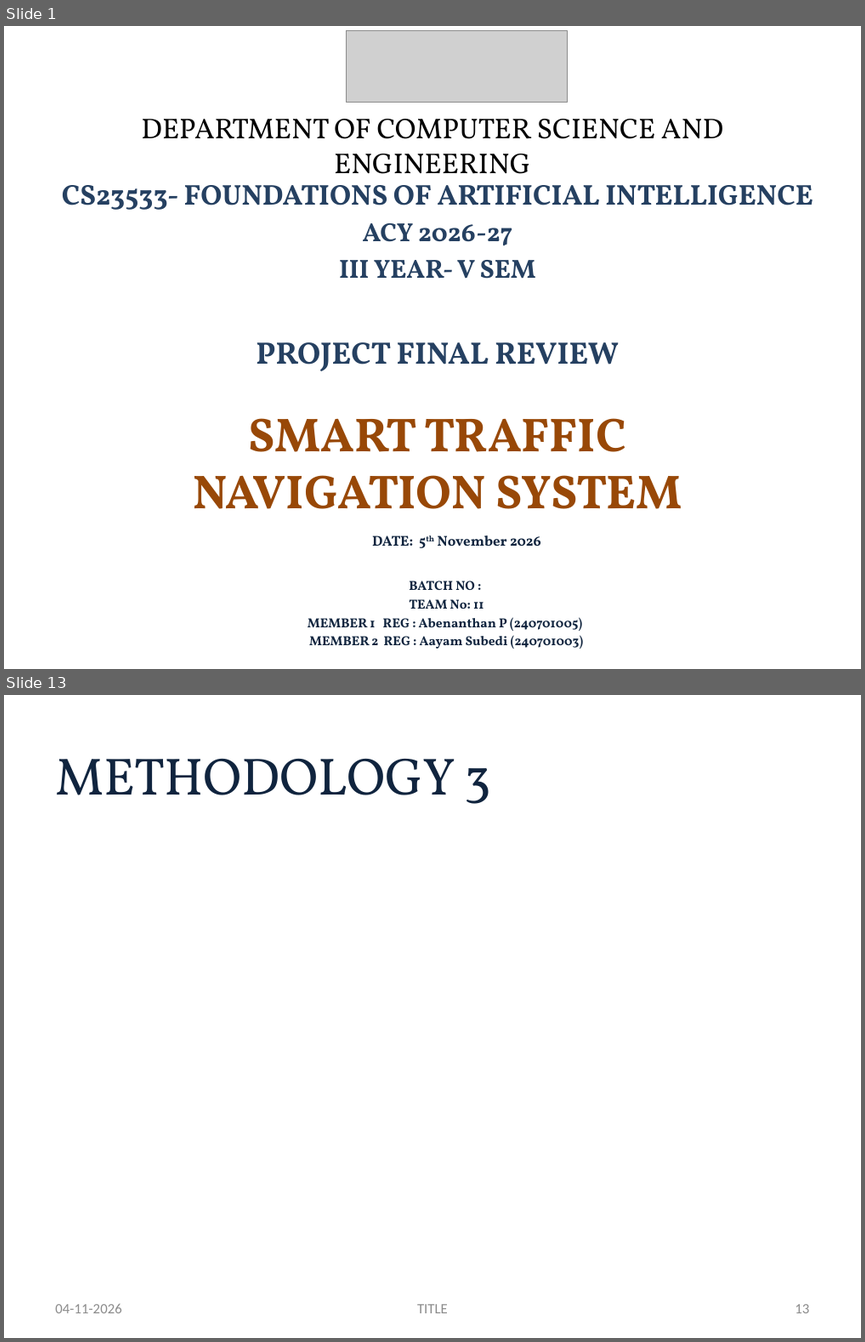
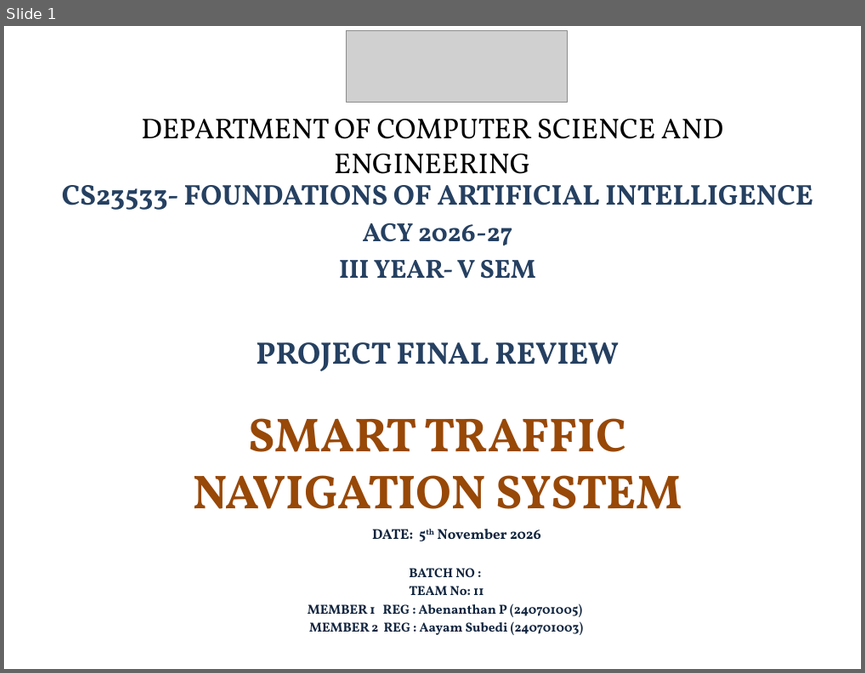
Before and after one commit to Abenanthan/FOAI-Navigation-System, a slide deck: FOAI Project PPT.pptx. Shown one above the other, each under a label of ours: slides 1 and 13 before the commit, slide 1 after it; the slides between them are not shown. The pictures are 865x1342 and 865x673 pixels, drawn with LibreOffice and Linux fonts; fonts in the diff are those of the drawing; grey boxes stand for pictures. Boxes give left, top, right and bottom in pixels: in the first picture for what was removed or moved away, otherwise in the second. Text is boxed around its words. In the diff, an @@ line names an element or a change of style, - is before the commit and + after.

```diff
--- a/FOAI Project PPT.pptx
+++ b/FOAI Project PPT.pptx
@@ slide 13 removed at (x1=4, y1=695, x2=861, y2=1338), background #FFFFFF @@
@@ title removed at (x1=55, y1=758, x2=492, y2=804) @@
-METHODOLOGY 3
@@ text removed at (x1=55, y1=1304, x2=121, y2=1313) @@
-04-11-2026
@@ text removed at (x1=417, y1=1304, x2=448, y2=1313) @@
-TITLE
@@ page number removed at (x1=794, y1=1304, x2=809, y2=1313) @@
-13
@@ slide 1 changed as well @@
@@ text "DATE: 5th November 2026" moved from (x1=372, y1=535, x2=541, y2=545) to (x1=372, y1=528, x2=541, y2=539) @@
@@ text "BATCH NO :" moved from (x1=307, y1=580, x2=584, y2=648) to (x1=307, y1=567, x2=584, y2=635) @@
```
Also in this commit, not shown: 15 other slides changed, 3 slides added, 2 other slides removed.
